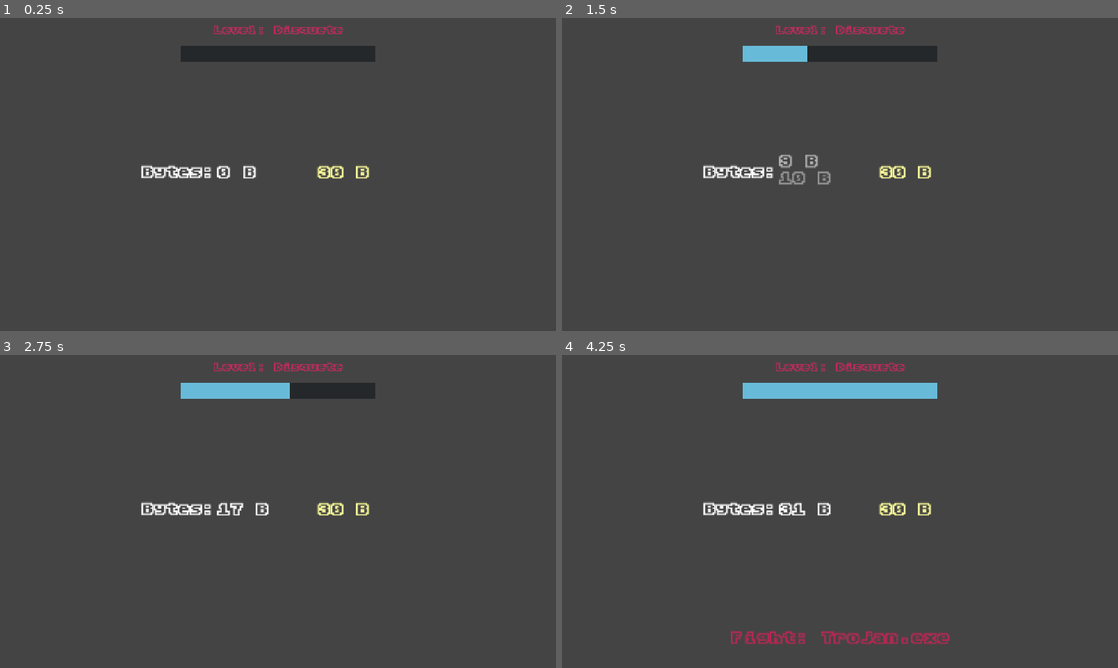
Above: before the commit, frames 1-4 (two rows, left to right).
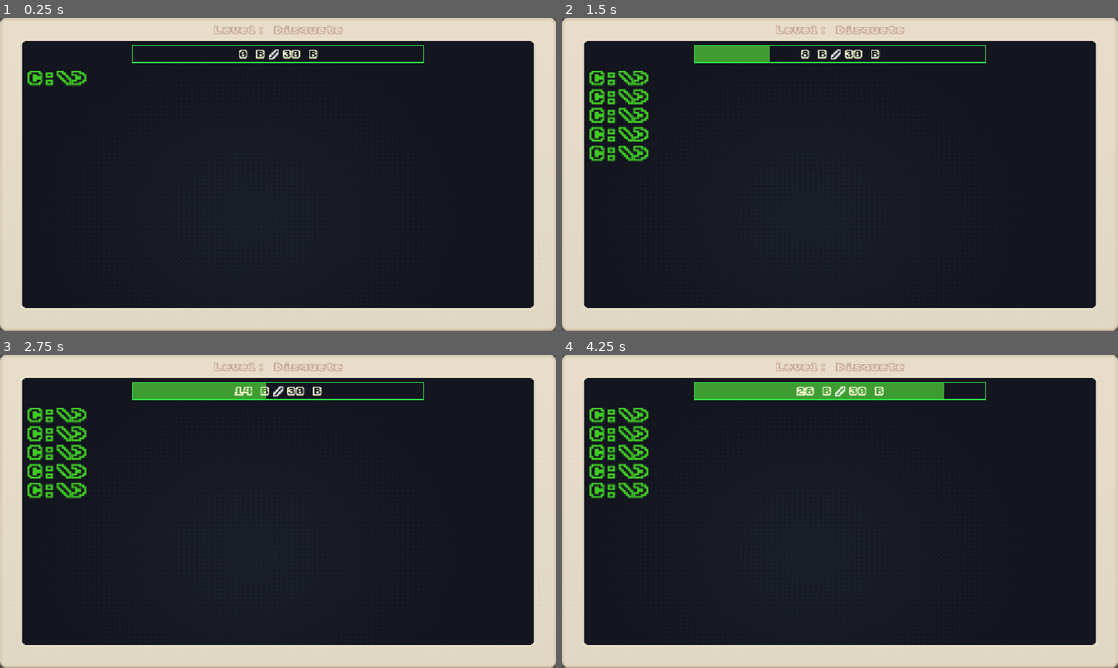
Above: after the commit, the same moments.

Repository: yiuriel/click.exe
Game: Godot game, scene res://scenes/game/game.tscn
Same seed, same stepped clock (60 frames per second), same inputs: the game is played once before the commit and once after it. The project has no main scene, so this scene is started directly.
Inputs (mouse positions are in pixels of both pictures, inside the frame that each line leads up to):
- Up to frame 1 (0.25 s): no input
- Up to frame 2 (1.5 s): tap Enter at 0.5, 0.6 s; move the mouse to (962, 158) at 0.52 s; hold Right 0.53-1.28 s; click (962, 158) at 0.67 s; tap Space at 0.77, 1.07 s; tap Keypad Enter at 0.8, 1.35 s; move the mouse to (728, 190) at 1.27 s; hold Down from 1.28 s (still down); click (728, 190) at 1.42 s
- Up to frame 3 (2.75 s): tap Space at 1.52, 1.82 s; tap Shift at 1.55, 2.1 s; move the mouse to (333, 442) at 2.02 s; release Down at 2.03 s; hold Right from 2.03 s (still down); click (333, 442) at 2.17 s; tap Ctrl at 2.3 s
- Up to frame 4 (4.25 s): tap Space at 2.75, 3.02, 3.32, 3.77, 4.07 s; move the mouse to (812, 574) at 2.77 s; release Right at 2.78 s; hold Up 2.78-3.53 s; tap Ctrl at 2.85 s; click (812, 574) at 2.92 s; tap Alt at 3.05, 3.6 s; move the mouse to (1006, 558) at 3.52 s; hold Left from 3.53 s (still down); click (1006, 558) at 3.67 s; tap Backspace at 3.8 s; tap Escape at 4.15 s

The runs differ from the first frame. In frame 1, 98% of the frame differs, in the area x 0-100%, y 0-100%; in frame 2, 99%; in frame 3, 99%; in frame 4, 100%.

Commit message:
remove byte anim for now, add command line, add ascii trojan horse

Diff:
--- a/scenes/bosses/Trojan.exe.tscn
+++ b/scenes/bosses/Trojan.exe.tscn
@@ -2,10 +2,13 @@
 
 [ext_resource type="PackedScene" uid="uid://dfopy21w2aynn" path="res://scenes/bosses/boss.tscn" id="1_7g5v6"]
 [ext_resource type="Script" uid="uid://bs4y5k8rr1gfn" path="res://scenes/bosses/trojan.exe.gd" id="2_rucrl"]
-[ext_resource type="Texture2D" uid="uid://vk1w4nepv0p8" path="res://assets/bosses/trojan.webp" id="3_4jsrd"]
+[ext_resource type="Texture2D" uid="uid://cwv4lymnwiv35" path="res://assets/bosses/trojan.png" id="3_ycfi6"]
 
 [node name="Boss" unique_id=285928791 instance=ExtResource("1_7g5v6")]
 script = ExtResource("2_rucrl")
 
 [node name="BossSprite" parent="." index="0" unique_id=1991375062]
-texture = ExtResource("3_4jsrd")
+texture_filter = 1
+position = Vector2(-141.25, -324.78088)
+scale = Vector2(0.45, 0.45)
+texture = ExtResource("3_ycfi6")
--- a/scenes/bosses/boss.tscn
+++ b/scenes/bosses/boss.tscn
@@ -2,6 +2,22 @@
 
 [ext_resource type="Script" uid="uid://b0uqttxjleui6" path="res://scenes/bosses/boss.gd" id="1_dplu8"]
 [ext_resource type="FontFile" uid="uid://3u6yviss6hm6" path="res://assets/fonts/blackout_pixel.ttf" id="2_rdia2"]
+
+[sub_resource type="StyleBoxFlat" id="StyleBoxFlat_buxl7"]
+bg_color = Color(0.06666667, 0.78431374, 0.40784314, 0)
+border_width_left = 2
+border_width_top = 2
+border_width_right = 2
+border_width_bottom = 2
+border_color = Color(0.15294118, 0.9254902, 0.6509804, 1)
+corner_detail = 1
+expand_margin_left = 2.0
+expand_margin_top = 2.0
+expand_margin_right = 2.0
+expand_margin_bottom = 2.0
+
+[sub_resource type="StyleBoxFlat" id="StyleBoxFlat_rdia2"]
+bg_color = Color(0.36862746, 0.8784314, 0.40392157, 1)
 
 [node name="Boss" type="Node2D" unique_id=285928791]
 script = ExtResource("1_dplu8")
@@ -22,15 +38,22 @@
 offset_right = 776.0
 offset_bottom = 105.0
 grow_horizontal = 2
+theme_override_styles/background = SubResource("StyleBoxFlat_buxl7")
+theme_override_styles/fill = SubResource("StyleBoxFlat_rdia2")
+value = 30.0
 show_percentage = false
 metadata/_edit_use_anchors_ = true
 
 [node name="HpLabel" type="Label" parent="HealthBar" unique_id=1122334455]
 layout_mode = 1
-anchors_preset = 15
+anchors_preset = -1
+anchor_top = 0.1
 anchor_right = 1.0
-anchor_bottom = 1.0
+anchor_bottom = 1.1
+grow_horizontal = 2
+grow_vertical = 2
 theme_override_colors/font_color = Color(1, 1, 1, 1)
+theme_override_fonts/font = ExtResource("2_rdia2")
 theme_override_font_sizes/font_size = 14
 horizontal_alignment = 1
 vertical_alignment = 1
--- a/scenes/bosses/trojan.exe.gd
+++ b/scenes/bosses/trojan.exe.gd
@@ -3,10 +3,18 @@
 var _clicks_needed: int = 10
 var _current_clicks: int = 0
 var _shield_broken: bool = false
+var _shield_timer: Timer = Timer.new()
+var _initial_scale: Vector2
 
 func _ready() -> void:
 	health = 256
+	_initial_scale = Vector2($BossSprite.scale)
+	_shield_timer.timeout.connect(_restart_shield)
 	super()
+
+func _restart_shield() -> void:
+	_current_clicks = 0
+	_shield_broken = false
 
 func _unhandled_input(event: InputEvent) -> void:
 	if event is InputEventMouseButton and not event.is_echo() and event.is_pressed():
@@ -19,11 +27,14 @@
 func _handle_trojan_click() -> void:
 	if not _shield_broken:
 		_current_clicks += 1
-		$BossSprite.scale = Vector2(1.1, 1.1)
-		get_tree().create_timer(0.05).timeout.connect(func(): $BossSprite.scale = Vector2(1, 1))
+		$BossSprite.scale = Vector2(_initial_scale * 1.1)
+		get_tree().create_timer(0.05).timeout.connect(func(): $BossSprite.scale = _initial_scale)
 
 		if _current_clicks >= _clicks_needed:
 			_shield_broken = true
+			_shield_timer.one_shot = true
+			add_child(_shield_timer)
+			_shield_timer.start(5)
 			if has_node("TrojanHorseOverlay"):
 				$TrojanHorseOverlay.visible = false
 	else:
--- a/scenes/game/byte_progress_animation.gd
+++ /dev/null
@@ -1,83 +0,0 @@
-extends Control
-
-@export var anim_duration: float = 0.08
-@export var move_distance: float = 35.0
-@export var font_size: int = 30
-@export var custom_font: Font
-
-var current_bytes: float = 0.0
-var target_bytes: float = 0.0
-var current_label: Label = null
-var is_animating: bool = false
-
-func _ready() -> void:
-	# 1. Inicializar el primer texto con el valor actual del GlobalData
-	current_bytes = GlobalData.bytes
-	target_bytes = GlobalData.bytes
-
-	current_label = _create_number_label(current_bytes)
-	add_child(current_label)
-	set_minimum_size(current_label)
-
-	# 2. CONECTAR LA SEÑAL: Cambia "bytes_changed" por el nombre real de tu señal
-	GlobalData.bytes_changed.connect(_on_global_bytes_changed)
-
-# Esta función se ejecutará automáticamente cada vez que GlobalData emita la señal
-func _on_global_bytes_changed(new_amount: float) -> void:
-	target_bytes = new_amount
-
-	if not is_animating:
-		_process_next_animation()
-
-func _process_next_animation() -> void:
-	if current_bytes == target_bytes:
-		is_animating = false
-		return
-
-	is_animating = true
-
-	# 1. Animamos el número VIEJO
-	var old_label = current_label
-	if is_instance_valid(old_label):
-		var old_tween = create_tween().set_parallel(true)
-		old_tween.tween_property(old_label, "position:y", -move_distance, anim_duration).set_trans(Tween.TRANS_QUAD).set_ease(Tween.EASE_OUT)
-		old_tween.tween_property(old_label, "modulate:a", 0.0, anim_duration)
-
-		# .chain() espera a que terminen las animaciones de arriba, y luego ejecuta el callback sobre el label viejo
-		old_tween.chain().tween_callback(old_label.queue_free)
-
-	# 2. Capturamos el valor más reciente
-	current_bytes = target_bytes
-
-	# 3. Animamos el número NUEVO
-	var new_label = _create_number_label(current_bytes)
-	add_child(new_label)
-	set_minimum_size(new_label)
-	new_label.position.y = move_distance
-	new_label.modulate.a = 0.0
-
-	var new_tween = create_tween().set_parallel(true)
-	new_tween.tween_property(new_label, "position:y", 0.0, anim_duration).set_trans(Tween.TRANS_QUAD).set_ease(Tween.EASE_OUT)
-	new_tween.tween_property(new_label, "modulate:a", 1.0, anim_duration)
-
-	current_label = new_label
-
-	await new_tween.finished
-	_process_next_animation()
-
-func _create_number_label(bytes: float) -> Label:
-	var lbl = Label.new()
-	lbl.text = GameHelpers._format_bytes(bytes)
-	lbl.add_theme_font_size_override("font_size", font_size)
-	if custom_font:
-		lbl.add_theme_font_override("font", custom_font)
-	lbl.horizontal_alignment = HORIZONTAL_ALIGNMENT_CENTER
-	lbl.vertical_alignment = VERTICAL_ALIGNMENT_CENTER
-	lbl.anchors_preset = Control.PRESET_CENTER
-
-	return lbl
-
-func set_minimum_size(new_label: Label) -> void:
-	var label_min = new_label.get_minimum_size()
-	if label_min.x > custom_minimum_size.x:
-		custom_minimum_size = Vector2(label_min.x, custom_minimum_size.y)
--- /dev/null
+++ b/scenes/game/command_line.gd
@@ -0,0 +1,52 @@
+extends RichTextLabel
+
+const PROMPT = "C:\\> "
+
+var max_visible_lines: int = 15
+
+func _ready() -> void:
+	_calculate_max_lines()
+	get_viewport().size_changed.connect(_calculate_max_lines)
+
+	append_text(PROMPT)
+
+func _unhandled_input(event: InputEvent) -> void:
+	if event is InputEventKey and event.is_pressed() and not event.is_echo():
+
+		# 1. Detect Enter / Return
+		if event.keycode == KEY_ENTER or event.keycode == KEY_KP_ENTER:
+			append_text("\n" + PROMPT)
+			_check_and_clear_if_needed()
+			return
+
+		# 2. Detect Spacebar
+		if event.keycode == KEY_SPACE:
+			append_text(" ")
+			return
+
+		# 3. Ignore non-printable control keys
+		if event.keycode in [KEY_SHIFT, KEY_CTRL, KEY_ALT, KEY_CAPSLOCK, KEY_ESCAPE, KEY_UP, KEY_DOWN, KEY_LEFT, KEY_RIGHT, KEY_BACKSPACE, KEY_TAB]:
+			return
+
+		# 4. Capture real character using unicode
+		if event.unicode != 0:
+			var real_char: String = char(event.unicode)
+			append_text(real_char.to_lower())
+			_check_and_clear_if_needed()
+
+func _check_and_clear_if_needed() -> void:
+	if get_line_count() > max_visible_lines:
+		clear()
+		append_text(PROMPT)
+
+func _calculate_max_lines() -> void:
+	var box_height: float = size.y
+	var font: Font = get_theme_font("normal_font")
+	var font_size: int = get_theme_font_size("normal_font_size")
+
+	var line_height: float = font.get_height(font_size)
+	var separation: float = get_theme_constant("line_separation")
+	var total_line_height: float = line_height + separation
+
+	if total_line_height > 0:
+		max_visible_lines = max(1, int(box_height / total_line_height))
--- /dev/null
+++ b/scenes/game/current_bytes.gd
@@ -0,0 +1,11 @@
+extends Label
+
+
+# Called when the node enters the scene tree for the first time.
+func _ready() -> void:
+	GlobalData.bytes_changed.connect(_on_bytes_change)
+
+
+# Called every frame. 'delta' is the elapsed time since the previous frame.
+func _on_bytes_change(bytes: float) -> void:
+	text = GameHelpers._format_bytes(bytes)
--- a/scenes/game/game.gd
+++ b/scenes/game/game.gd
@@ -64,7 +64,6 @@
 	var current_level = LevelData.level
 	print("Game: Iniciando fase de jefe para nivel: ", current_level)
 
-	$CanvasLayer/CounterWrapper/HBox.visible = false
 	$CanvasLayer/LevelProgress.visible = false
 	$CanvasLayer/NextLevel.visible = false
 	$CanvasLayer/BossFight.visible = false
@@ -76,12 +75,10 @@
 
 	current_boss_instance = null
 
-	$CanvasLayer/CounterWrapper/HBox.visible = true
 	$CanvasLayer/LevelProgress.visible = true
 	$CanvasLayer/NextLevel.visible = true
 
 	LevelData.end_boss_fight()
-	LevelData.level_up() # Asumimos que esta función existe y sube LevelData.level
 
 func _on_current_boss_failed() -> void:
 	# Esta función se llama cuando el jefe emite 'boss_failed' (tiempo agotado).
@@ -93,17 +90,9 @@
 		current_boss_instance.queue_free()
 		current_boss_instance = null
 
-	# -- GESTIÓN DE UI --
-	# Mostramos una pantalla de fallo o simplemente restauramos la UI de farmeo
-	# para que el jugador pueda intentarlo de nuevo cuando quiera.
-	# (Aquí podrías poner lógica de 'Game Over' más compleja).
-
-	$CanvasLayer/CounterWrapper/HBox.visible = true
 	$CanvasLayer/LevelProgress.visible = true
 	# Reactivamos el botón para reintentar la pelea.
 	$CanvasLayer/BossFight.visible = true
-	# Opcional: reiniciar el progreso del nivel actual si quieres castigar la derrota.
-	# LevelData.reset_current_level_progress()
 	LevelData.end_boss_fight()
 
 func add_power_up() -> void:
@@ -128,7 +117,7 @@
 func _on_level_change(_level: int) -> void:
 	$CanvasLayer/NextLevel.visible = false
 	$CanvasLayer/BossFight.visible = false
-	$CanvasLayer/CounterWrapper/HBox/Goal.text = GameHelpers._format_bytes(LevelData.goal_per_level[LevelData.level])
+	$CanvasLayer/LevelProgress/HBox/Goal.text = GameHelpers._format_bytes(LevelData.goal_per_level[LevelData.level])
 
 func _unhandled_input(event: InputEvent) -> void:
 	if event is InputEventMouseMotion or LevelData.is_boss_fight:
--- a/scenes/game/game.tscn
+++ b/scenes/game/game.tscn
@@ -2,11 +2,13 @@
 
 [ext_resource type="Script" uid="uid://jqd5uoicekn5" path="res://scenes/game/game.gd" id="1_sul5r"]
 [ext_resource type="FontFile" uid="uid://3u6yviss6hm6" path="res://assets/fonts/blackout_pixel.ttf" id="2_0sr1o"]
-[ext_resource type="Script" uid="uid://cfmk74c4nggrk" path="res://scenes/game/byte_progress_animation.gd" id="3_5i0tg"]
+[ext_resource type="Texture2D" uid="uid://drs73s37eh0k5" path="res://assets/images/monitor.png" id="2_87uf6"]
 [ext_resource type="Script" uid="uid://bhebbn7w4qdag" path="res://scenes/game/level.gd" id="4_5i0tg"]
+[ext_resource type="Script" uid="uid://ddqvebs4nmn6d" path="res://scenes/game/current_bytes.gd" id="4_87uf6"]
 [ext_resource type="Script" uid="uid://6ffgk5o064lw" path="res://scenes/game/next_level.gd" id="5_lfrn8"]
 [ext_resource type="Script" uid="uid://cuiq2ujcvj61i" path="res://scenes/game/level_progress.gd" id="6_5i0tg"]
 [ext_resource type="Script" uid="uid://c6dtpctqjbp88" path="res://scenes/game/boss_fight.gd" id="6_bdhmt"]
+[ext_resource type="Script" uid="uid://cwr3m7qehwqnn" path="res://scenes/game/command_line.gd" id="9_2a8rs"]
 
 [sub_resource type="StyleBoxFlat" id="StyleBoxEmpty"]
 content_margin_left = 0.0
@@ -16,24 +18,39 @@
 bg_color = Color(0, 0, 0, 0)
 
 [sub_resource type="StyleBoxFlat" id="StyleBoxFlat_5i0tg"]
-bg_color = Color(0.14509805, 0.15686275, 0.16862746, 1)
+bg_color = Color(0.14509805, 0.15686275, 0.16862746, 0)
+border_width_left = 2
+border_width_top = 2
+border_width_right = 2
+border_width_bottom = 2
+border_color = Color(0.1882353, 0.89411765, 0.29411766, 1)
+expand_margin_left = 2.0
+expand_margin_top = 2.0
+expand_margin_right = 2.0
+expand_margin_bottom = 2.0
 
 [sub_resource type="StyleBoxFlat" id="StyleBoxFlat_bdhmt"]
-bg_color = Color(0.40392157, 0.73333335, 0.8509804, 1)
+bg_color = Color(0.34117648, 0.9098039, 0.23921569, 0.6392157)
+
+[sub_resource type="StyleBoxEmpty" id="StyleBoxEmpty_2a8rs"]
+content_margin_left = 1.0
+content_margin_top = 2.0
+content_margin_right = 1.0
+content_margin_bottom = 0.0
 
 [node name="Game" type="Node2D" unique_id=1011191295]
 script = ExtResource("1_sul5r")
 
 [node name="CanvasLayer" type="CanvasLayer" parent="." unique_id=769795651]
 
-[node name="ColorRect" type="ColorRect" parent="CanvasLayer" unique_id=1112427219]
+[node name="TextureRect" type="TextureRect" parent="CanvasLayer" unique_id=1796567943]
+z_index = -1
 anchors_preset = 15
 anchor_right = 1.0
 anchor_bottom = 1.0
 grow_horizontal = 2
 grow_vertical = 2
-mouse_filter = 2
-color = Color(0.26839805, 0.26839802, 0.26839802, 1)
+texture = ExtResource("2_87uf6")
 
 [node name="CounterWrapper" type="VBoxContainer" parent="CanvasLayer" unique_id=290618122]
 anchors_preset = 15
@@ -43,34 +60,6 @@
 grow_vertical = 2
 alignment = 1
 
-[node name="HBox" type="HBoxContainer" parent="CanvasLayer/CounterWrapper" unique_id=500905845]
-layout_mode = 2
-size_flags_horizontal = 4
-size_flags_vertical = 4
-theme_override_constants/separation = 8
-
-[node name="StaticPrefixLabel" type="Label" parent="CanvasLayer/CounterWrapper/HBox" unique_id=481543032]
-layout_mode = 2
-theme_override_fonts/font = ExtResource("2_0sr1o")
-theme_override_font_sizes/font_size = 28
-text = "Bytes:"
-horizontal_alignment = 1
-vertical_alignment = 1
-
-[node name="AnimAnchor" type="Control" parent="CanvasLayer/CounterWrapper/HBox" unique_id=1854030978]
-custom_minimum_size = Vector2(200, 30)
-layout_mode = 2
-size_flags_vertical = 4
-script = ExtResource("3_5i0tg")
-custom_font = ExtResource("2_0sr1o")
-
-[node name="Goal" type="Label" parent="CanvasLayer/CounterWrapper/HBox" unique_id=1740321897]
-custom_minimum_size = Vector2(200, 0)
-layout_mode = 2
-theme_override_colors/font_color = Color(1, 1, 0.60784316, 1)
-theme_override_fonts/font = ExtResource("2_0sr1o")
-theme_override_font_sizes/font_size = 30
-
 [node name="Level" type="Label" parent="CanvasLayer" unique_id=2010081917]
 anchors_preset = 5
 anchor_left = 0.5
@@ -79,7 +68,7 @@
 offset_right = 90.12163
 offset_bottom = 57.0
 grow_horizontal = 2
-theme_override_colors/font_color = Color(0.77254903, 0.16078432, 0.3647059, 1)
+theme_override_colors/font_color = Color(0.7764706, 0.6627451, 0.5803922, 1)
 theme_override_fonts/font = ExtResource("2_0sr1o")
 theme_override_font_sizes/font_size = 20
 text = "Level: 1"
@@ -93,10 +82,10 @@
 anchor_top = 0.5
 anchor_right = 0.5
 anchor_bottom = 0.5
-offset_left = -120.0
-offset_top = 199.0
-offset_right = 120.0
-offset_bottom = 259.0
+offset_left = -133.5
+offset_top = 191.0
+offset_right = 133.5
+offset_bottom = 251.0
 grow_horizontal = 2
 grow_vertical = 2
 focus_mode = 0
@@ -118,9 +107,9 @@
 anchor_right = 0.5
 anchor_bottom = 0.5
 offset_left = -133.5
-offset_top = 236.0
+offset_top = 228.0
 offset_right = 133.5
-offset_bottom = 296.0
+offset_bottom = 288.0
 grow_horizontal = 2
 grow_vertical = 2
 focus_mode = 0
@@ -142,12 +131,73 @@
 anchor_top = 0.11
 anchor_right = 0.5
 anchor_bottom = 0.12
-offset_left = -200.14404
-offset_top = -13.224007
-offset_right = 199.85596
-offset_bottom = 13.775993
+offset_left = -300.144
+offset_top = -13.223999
+offset_right = 299.85596
+offset_bottom = 13.776009
 grow_horizontal = 2
 theme_override_colors/font_color = Color(0.9490196, 0.9490196, 0.9490196, 0)
 theme_override_styles/background = SubResource("StyleBoxFlat_5i0tg")
 theme_override_styles/fill = SubResource("StyleBoxFlat_bdhmt")
 script = ExtResource("6_5i0tg")
+
+[node name="HBox" type="HBoxContainer" parent="CanvasLayer/LevelProgress" unique_id=500905845]
+layout_mode = 1
+anchors_preset = 8
+anchor_left = 0.5
+anchor_top = 0.5
+anchor_right = 0.5
+anchor_bottom = 0.5
+offset_left = -93.5
+offset_top = -12.5
+offset_right = 93.5
+offset_bottom = 12.5
+grow_horizontal = 2
+grow_vertical = 2
+size_flags_horizontal = 4
+size_flags_vertical = 4
+offset_transform_enabled = true
+offset_transform_position = Vector2(0, 4)
+theme_override_constants/separation = 8
+alignment = 1
+
+[node name="CurrentBytes" type="Label" parent="CanvasLayer/LevelProgress/HBox" unique_id=1592042543]
+layout_mode = 2
+theme_override_colors/font_color = Color(1, 1, 0.84705883, 1)
+theme_override_fonts/font = ExtResource("2_0sr1o")
+theme_override_font_sizes/font_size = 20
+text = "0 B"
+horizontal_alignment = 1
+vertical_alignment = 1
+script = ExtResource("4_87uf6")
+
+[node name="Separator" type="Label" parent="CanvasLayer/LevelProgress/HBox" unique_id=917797205]
+layout_mode = 2
+theme_override_fonts/font = ExtResource("2_0sr1o")
+theme_override_font_sizes/font_size = 24
+text = "/"
+horizontal_alignment = 1
+vertical_alignment = 1
+
+[node name="Goal" type="Label" parent="CanvasLayer/LevelProgress/HBox" unique_id=1740321897]
+layout_mode = 2
+theme_override_colors/font_color = Color(1, 1, 0.84705883, 1)
+theme_override_fonts/font = ExtResource("2_0sr1o")
+theme_override_font_sizes/font_size = 20
+text = "30 B"
+horizontal_alignment = 1
+vertical_alignment = 2
+
+[node name="CommandLine" type="RichTextLabel" parent="CanvasLayer" unique_id=982757426]
+offset_left = 56.0
+offset_top = 110.0
+offset_right = 1096.0
+offset_bottom = 510.0
+theme_override_colors/default_color = Color(0.2901961, 0.9647059, 0.14901961, 0.8117647)
+theme_override_constants/line_separation = 4
+theme_override_fonts/normal_font = ExtResource("2_0sr1o")
+theme_override_font_sizes/normal_font_size = 34
+theme_override_styles/normal = SubResource("StyleBoxEmpty_2a8rs")
+bbcode_enabled = true
+autowrap_mode = 1
+script = ExtResource("9_2a8rs")
Binary file added: assets/bosses/trojan.png
Not shown, added: assets/bosses/trojan.png.import
Binary file added: assets/images/monitor.aseprite
Binary file added: assets/images/monitor.png
Not shown, added: assets/images/monitor.png.import
Binary file added: assets/images/progress-bar.aseprite
Binary file added: assets/images/progress-bar.png
Not shown, added: assets/images/progress-bar.png.import
Not shown, removed: scenes/game/byte_progress_animation.gd.uid
Not shown, added: scenes/game/command_line.gd.uid
Not shown, added: scenes/game/current_bytes.gd.uid
